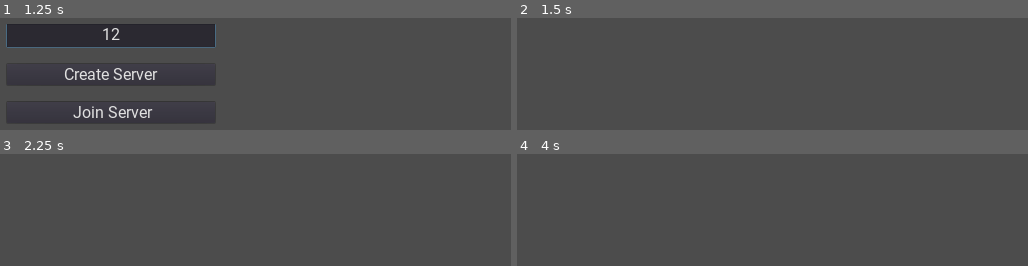
Above: before the commit, frames 1-4 (two rows, left to right).
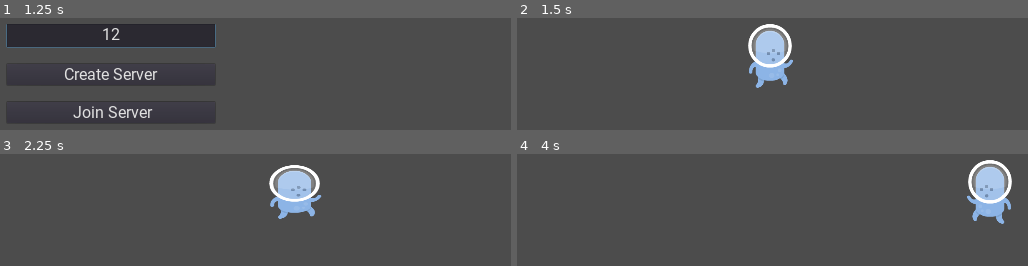
Above: after the commit, the same moments.

Repository: DuCheAnh/P2PPuzzle
Game: Godot game, scene res://Font/NetworkSetup.tscn
Two runs of this game, one before a commit and one after it. Both use one fixed random seed, a clock stepped at 60 frames per second and the inputs below.
Inputs (mouse positions are in pixels of both pictures, inside the frame that each line leads up to):
- Up to frame 1 (1.25 s): click (112, 35) at 0.52 s; type "12" at 0.6 s
- Up to frame 2 (1.5 s): click "Create Server" at 1.25 s
- Up to frame 3 (2.25 s): tap Enter (ui_accept) at 2, 2.1 s; hold Right (ui_right) from 2.03 s (still down)
- Up to frame 4 (4 s): tap Enter (ui_accept) at 2.27, 2.57, 2.85, 3.02, 3.32, 3.6 s; release Right (ui_right) at 3.53 s; hold Left (ui_left) from 3.53 s (still down)

Frame 1 is identical in both runs. In frame 2, 3.7% of the frame differs, in the area x 45-55%, y 5-63%; in frame 3, 3.6%; in frame 4, 3.7%.
Error in both runs: Invalid get index '3' (on base: 'Array'). (res://Network/Network.gd:17)

Commit message:
added: player spawning, applying sprite for network

Diff:
--- /dev/null
+++ b/MultiplayerPuzzle/Global.gd
@@ -0,0 +1,12 @@
+extends Node
+
+
+func instance_node(node: Object, parent: Object) -> Object:
+	var node_instance=node.instance()
+	parent.add_child(node_instance)
+	return node_instance
+
+func instance_node_at_location(node: Object, parent: Object, location: Vector2) -> Object:
+	var node_instance=instance_node(node,parent)
+	node_instance.global_position=location
+	return node_instance
--- a/MultiplayerPuzzle/NetworkSetup.gd
+++ b/MultiplayerPuzzle/NetworkSetup.gd
@@ -1,4 +1,6 @@
 extends Control
+
+onready var player = load("res://Player.tscn")
 
 onready var multiplayer_config_ui = $MultiplayerConfig
 onready var server_ip_address = $MultiplayerConfig/VBoxContainer/ServerIP
@@ -11,16 +13,29 @@
 
 	device_ip_address.text = Network.ip_address
 
+
+func instance_player(id) -> void:
+	var player_instance = Global.instance_node_at_location(player,Players,Vector2(rand_range(0,1920),rand_range(0,1080)))
+	player_instance.name=str(id)
+	player_instance.set_network_master(id)
+
 func _player_connected(id) -> void:
 	print("Player " + str(id) + " connected")
+	instance_player(id)
 
 func _player_disconnected(id) -> void:
 	print("Player " + str(id) + " disconnected")
+	if Players.has_node(str(id)):
+		Players.get_node(str(id)).queue_free()
 
+func _connected_to_server() -> void:
+	yield(get_tree().create_timer(0.1),"timeout")
+	instance_player(get_tree().get_network_unique_id())
 
 func _on_CreateServerButton_pressed():
 	multiplayer_config_ui.hide()
 	Network.create_server()
+	instance_player(get_tree().get_network_unique_id())
 
 func _on_JoinServerButton_pressed():
 	if server_ip_address.text != "":
--- /dev/null
+++ b/MultiplayerPuzzle/Player.gd
@@ -0,0 +1,78 @@
+extends KinematicBody2D
+
+export (int) var speed = 500
+export (int) var jump_speed = -1800
+export (int) var gravity = 4000
+
+puppet var puppet_position = Vector2.ZERO setget puppet_position_set
+puppet var puppet_velocity = Vector2()
+puppet var puppet_sprite = ""
+puppet var puppet_flip = false
+puppet var puppet_scale = Vector2(1,1)
+onready var sprite = $AnimatedSprite
+onready var tween = $Tween
+
+var velocity = Vector2.ZERO
+var was_on_floor=false
+func _process(delta):
+	if is_network_master():
+		_get_input()
+		_apply_animation()
+		_normalize_animation_scale(delta)
+		was_on_floor=is_on_floor()
+#		velocity.y += gravity * delta
+		velocity = move_and_slide(velocity, Vector2.UP)
+	else:
+		if not tween.is_active():
+			move_and_slide(puppet_velocity)
+		_apply_animation_over_network()
+func _get_input() -> void:
+	velocity.x = 0
+	if Input.is_action_pressed("ui_right"):
+		velocity.x += speed
+		sprite.scale = Vector2(1.2,0.8)
+	if Input.is_action_pressed("ui_left"):
+		velocity.x -= speed
+	if Input.is_action_just_pressed("ui_accept"):
+		if is_on_floor():
+			jump(1)
+func _apply_animation() -> void:
+	#flip animations
+	if velocity.x!=0:
+		if velocity.x>0:
+			sprite.flip_h=false
+		else:
+			sprite.flip_h=true
+	#set animations
+	if is_on_floor():
+		if abs(velocity.x)>0:
+			sprite.play("walk")
+		else:
+			sprite.play("idle")
+	else:
+		sprite.play("jump")
+	#bounce when drop
+	if is_on_floor() and !was_on_floor:
+		sprite.scale = Vector2(1.1, 0.9)
+func _normalize_animation_scale(delta) -> void:
+	sprite.scale = sprite.scale.linear_interpolate(Vector2(1, 1), delta * 12)
+func _apply_animation_over_network() -> void:
+		sprite.play(puppet_sprite)
+		sprite.flip_h=puppet_flip
+		sprite.scale=puppet_scale
+func jump(multiplier) -> void:
+	sprite.scale = Vector2(0.75, 1.25)
+	velocity.y = jump_speed * multiplier
+
+func puppet_position_set(new_value) -> void:
+	puppet_position=new_value
+	tween.interpolate_property(self,"global_position",global_position,puppet_position,0.05)
+	tween.start()
+	pass
+func _on_Network_tick_rate_timeout():
+	if is_network_master():
+		rset_unreliable("puppet_position",global_position)
+		rset_unreliable("puppet_velocity",velocity)
+		rset_unreliable("puppet_sprite",sprite.animation)
+		rset_unreliable("puppet_flip",sprite.flip_h)
+		rset_unreliable("puppet_scale",sprite.scale)
--- /dev/null
+++ b/MultiplayerPuzzle/Player.tscn
@@ -0,0 +1,47 @@
+[gd_scene load_steps=8 format=2]
+
+[ext_resource path="res://Asset/alienBlue_walk1.png" type="Texture" id=1]
+[ext_resource path="res://Asset/alienBlue_stand.png" type="Texture" id=2]
+[ext_resource path="res://Asset/alienBlue_walk2.png" type="Texture" id=3]
+[ext_resource path="res://Asset/alienBlue_jump.png" type="Texture" id=4]
+[ext_resource path="res://Player.gd" type="Script" id=5]
+
+[sub_resource type="SpriteFrames" id=1]
+animations = [ {
+"frames": [ ExtResource( 2 ) ],
+"loop": true,
+"name": "idle",
+"speed": 0.0
+}, {
+"frames": [ ExtResource( 4 ) ],
+"loop": true,
+"name": "jump",
+"speed": 0.0
+}, {
+"frames": [ ExtResource( 1 ), ExtResource( 3 ) ],
+"loop": true,
+"name": "walk",
+"speed": 10.0
+} ]
+
+[sub_resource type="CapsuleShape2D" id=2]
+radius = 40.0
+height = 64.0
+
+[node name="Player" type="KinematicBody2D"]
+script = ExtResource( 5 )
+
+[node name="AnimatedSprite" type="AnimatedSprite" parent="."]
+frames = SubResource( 1 )
+animation = "idle"
+
+[node name="CollisionShape2D" type="CollisionShape2D" parent="."]
+shape = SubResource( 2 )
+
+[node name="Tween" type="Tween" parent="."]
+
+[node name="Network_tick_rate" type="Timer" parent="."]
+wait_time = 0.05
+autostart = true
+
+[connection signal="timeout" from="Network_tick_rate" to="." method="_on_Network_tick_rate_timeout"]
--- /dev/null
+++ b/MultiplayerPuzzle/Players.tscn
@@ -0,0 +1,3 @@
+[gd_scene format=2]
+
+[node name="Players" type="Node"]
--- a/MultiplayerPuzzle/project.godot
+++ b/MultiplayerPuzzle/project.godot
@@ -17,12 +17,14 @@
 [autoload]
 
 Network="*res://Network/Network.gd"
+Global="*res://Global.gd"
+Players="*res://Players.tscn"
 
 [display]
 
 window/size/width=1920
 window/size/height=1080
-window/size/test_width=1280
+window/size/test_width=960
 window/size/test_height=720
 window/stretch/mode="2d"
 window/stretch/aspect="keep"
Binary file added: MultiplayerPuzzle/Asset/alienBlue_jump.png
Not shown, added: MultiplayerPuzzle/Asset/alienBlue_jump.png.import
Binary file added: MultiplayerPuzzle/Asset/alienBlue_stand.png
Not shown, added: MultiplayerPuzzle/Asset/alienBlue_stand.png.import
Binary file added: MultiplayerPuzzle/Asset/alienBlue_walk1.png
Not shown, added: MultiplayerPuzzle/Asset/alienBlue_walk1.png.import
Binary file added: MultiplayerPuzzle/Asset/alienBlue_walk2.png
Not shown, added: MultiplayerPuzzle/Asset/alienBlue_walk2.png.import
Binary file added: MultiplayerPuzzle/Asset/spritesheet_ground.png
Not shown, added: MultiplayerPuzzle/Asset/spritesheet_ground.png.import
